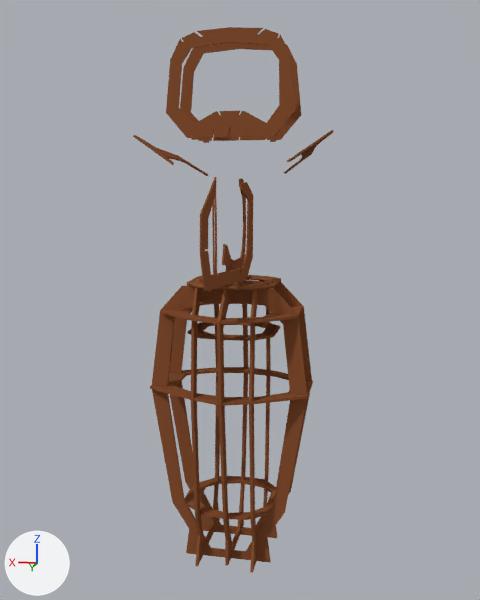
One commit to the Blender file LaserConstructionPlan/snowyOwl_smal.blend: the scene before it, then after it.
Rendered twice from a camera (50 mm lens) standing at (-2.53, 12.01, 7.05) and looking at (-0.16, 0.26, 5.0). Every picture has the same lights, and +X, +Y and +Z are marked at lower left.

Names of what the first picture shows: 'BezierCircle', 'BezierCircle.001', 'BezierCircle.002', 'BezierCircle.003', 'BezierCircle.004', 'BezierCircle.005', 'BezierCircle.007', 'BezierCircle.008', 'BezierCircle.009', 'EyeNose_L', 'Face', 'HeadBack', 'Neck'.
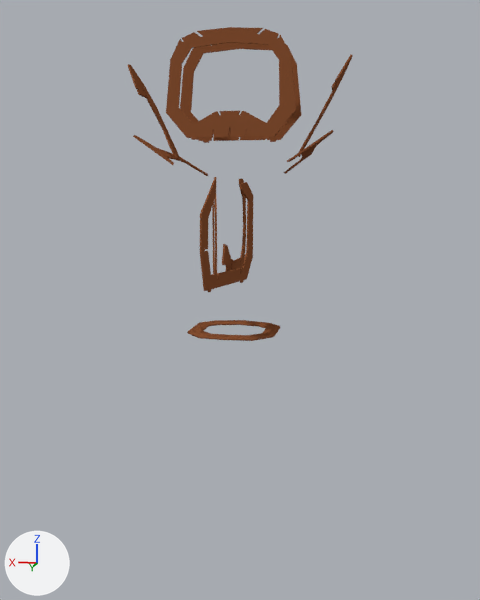
Commit message: fixed head grouping

Diff of the bpy script that builds the scene:
```diff
--- a/LaserConstructionPlan/snowyOwl_smal.blend.py
+++ b/LaserConstructionPlan/snowyOwl_smal.blend.py
@@ ob_beziercircle_009 @@
 _m = ob_beziercircle_009.modifiers.new('Solidify', 'SOLIDIFY')
 _m.nonmanifold_merge_threshold = 0.0003
+ob_beziercircle_009.hide_set(True)  # its collection is switched off
@@ ob_beziercircle_008 @@
 _m = ob_beziercircle_008.modifiers.new('Solidify', 'SOLIDIFY')
 _m.nonmanifold_merge_threshold = 0.0003
+ob_beziercircle_008.hide_set(True)  # its collection is switched off
@@ ob_beziercircle_007 @@
 _m = ob_beziercircle_007.modifiers.new('Solidify', 'SOLIDIFY')
 _m.nonmanifold_merge_threshold = 0.0003
+ob_beziercircle_007.hide_set(True)  # its collection is switched off
@@ ob_beziercircle_005 @@
 _m = ob_beziercircle_005.modifiers.new('Solidify', 'SOLIDIFY')
 _m.nonmanifold_merge_threshold = 0.0003
+ob_beziercircle_005.hide_set(True)  # its collection is switched off
@@ ob_beziercircle_004 @@
 _m = ob_beziercircle_004.modifiers.new('Solidify', 'SOLIDIFY')
 _m.nonmanifold_merge_threshold = 0.0003
+ob_beziercircle_004.hide_set(True)  # its collection is switched off
@@ ob_beziercircle_003 @@
 _m = ob_beziercircle_003.modifiers.new('Solidify', 'SOLIDIFY')
 _m.nonmanifold_merge_threshold = 0.0003
+ob_beziercircle_003.hide_set(True)  # its collection is switched off
@@ ob_beziercircle_002 @@
 _m = ob_beziercircle_002.modifiers.new('Solidify', 'SOLIDIFY')
 _m.nonmanifold_merge_threshold = 0.0003
+ob_beziercircle_002.hide_set(True)  # its collection is switched off
@@ ob_beziercircle_001 @@
 _m = ob_beziercircle_001.modifiers.new('Solidify', 'SOLIDIFY')
 _m.nonmanifold_merge_threshold = 0.0003
+ob_beziercircle_001.hide_set(True)  # its collection is switched off
@@ ob_beziercircle @@
 _m = ob_beziercircle.modifiers.new('Solidify', 'SOLIDIFY')
 _m.nonmanifold_merge_threshold = 0.0003
+ob_beziercircle.hide_set(True)  # its collection is switched off
@@ ob_beaktoear_l @@
 ob_beaktoear_l = bpy.data.objects.new('BeakToEar_L', cu_earandeyerest)
-ob_beaktoear_l.location = (0.12, 0.36, 5.7)
+ob_beaktoear_l.location = (1.08, -0.21, 7.49)
 ob_beaktoear_l.rotation_euler = (2.059, 0.0, 1.571)  # degrees (118, 0, 90)
@@ ob_beaktoear_l @@
 _m = ob_beaktoear_l.modifiers.new('Solidify', 'SOLIDIFY')
 _m.nonmanifold_merge_threshold = 0.0003
-ob_beaktoear_l.hide_set(True)  # its collection is switched off
@@ ob_beaktoear_r @@
 ob_beaktoear_r = bpy.data.objects.new('BeakToEar_R', cu_earandeyerest)
-ob_beaktoear_r.location = (-0.11, 0.36, 5.66)
+ob_beaktoear_r.location = (-1.1, -0.28, 7.52)
 ob_beaktoear_r.rotation_euler = (1.082, 0.0, 1.571)  # degrees (62, 0, 90)
@@ ob_beaktoear_r @@
 _m = ob_beaktoear_r.modifiers.new('Solidify', 'SOLIDIFY')
 _m.nonmanifold_merge_threshold = 0.0003
-ob_beaktoear_r.hide_set(True)  # its collection is switched off
```

Pixel boxes (x1, y1, x2, y2) of what changed, in the pictures (480 x 600 px):
'BezierCircle.002', hidden (brown)
    before: (152, 286, 307, 562)
'BezierCircle.001', hidden (brown)
    before: (169, 280, 312, 538)
'BezierCircle', hidden (brown)
    before: (217, 281, 248, 565)
'BezierCircle.003', hidden (brown)
    before: (191, 288, 220, 566)
'BezierCircle.004', hidden (brown)
    before: (249, 281, 271, 573)
'BezierCircle.008', hidden (brown)
    before: (150, 367, 313, 406)
'BezierCircle.009', hidden (brown)
    before: (185, 476, 276, 520)
'BezierCircle.007', hidden (brown)
    before: (162, 302, 303, 324)
'BezierCircle.005', hidden (brown)
    before: (187, 275, 281, 290)
'BeakToEar_L', shown (brown)
    after: (128, 64, 181, 160)
'BeakToEar_R', shown (brown)
    after: (299, 55, 353, 157)
